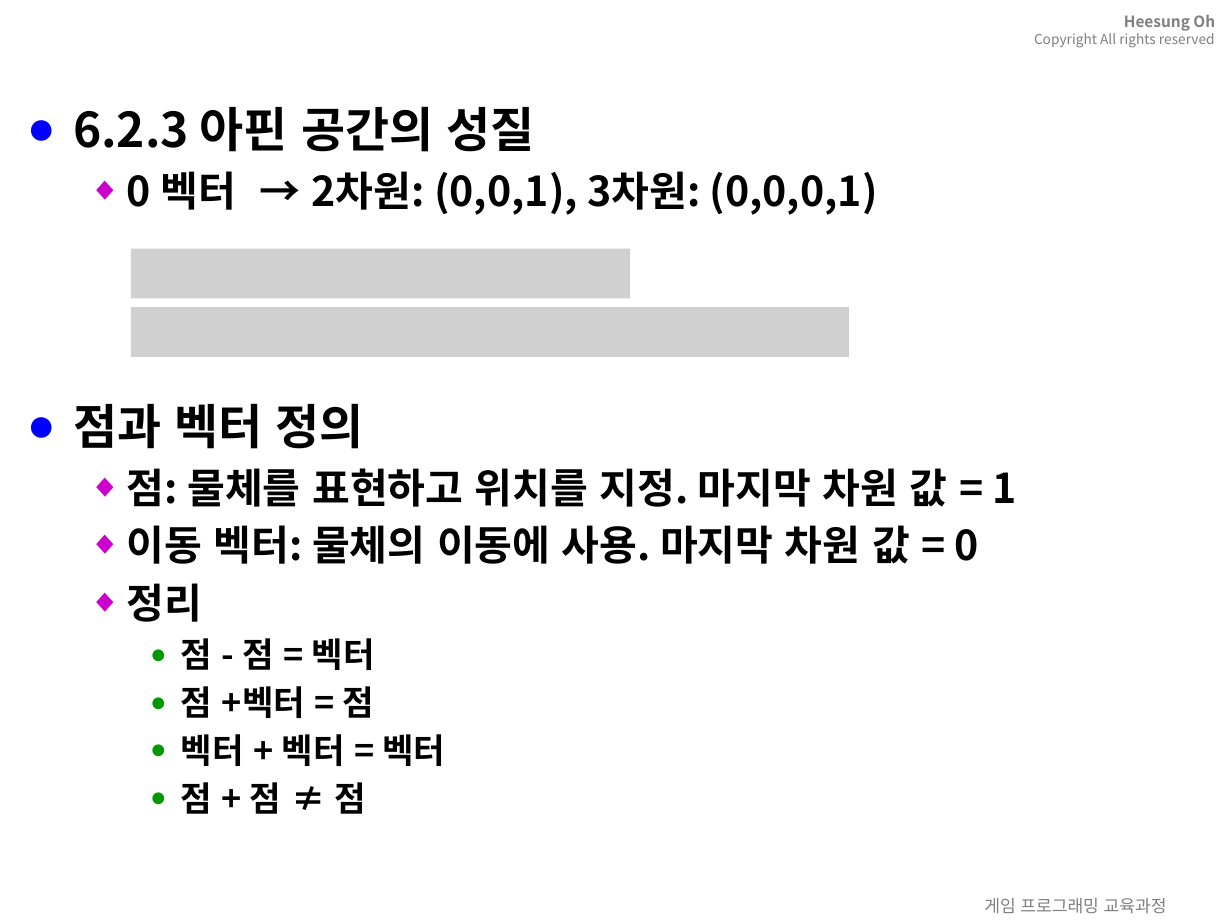
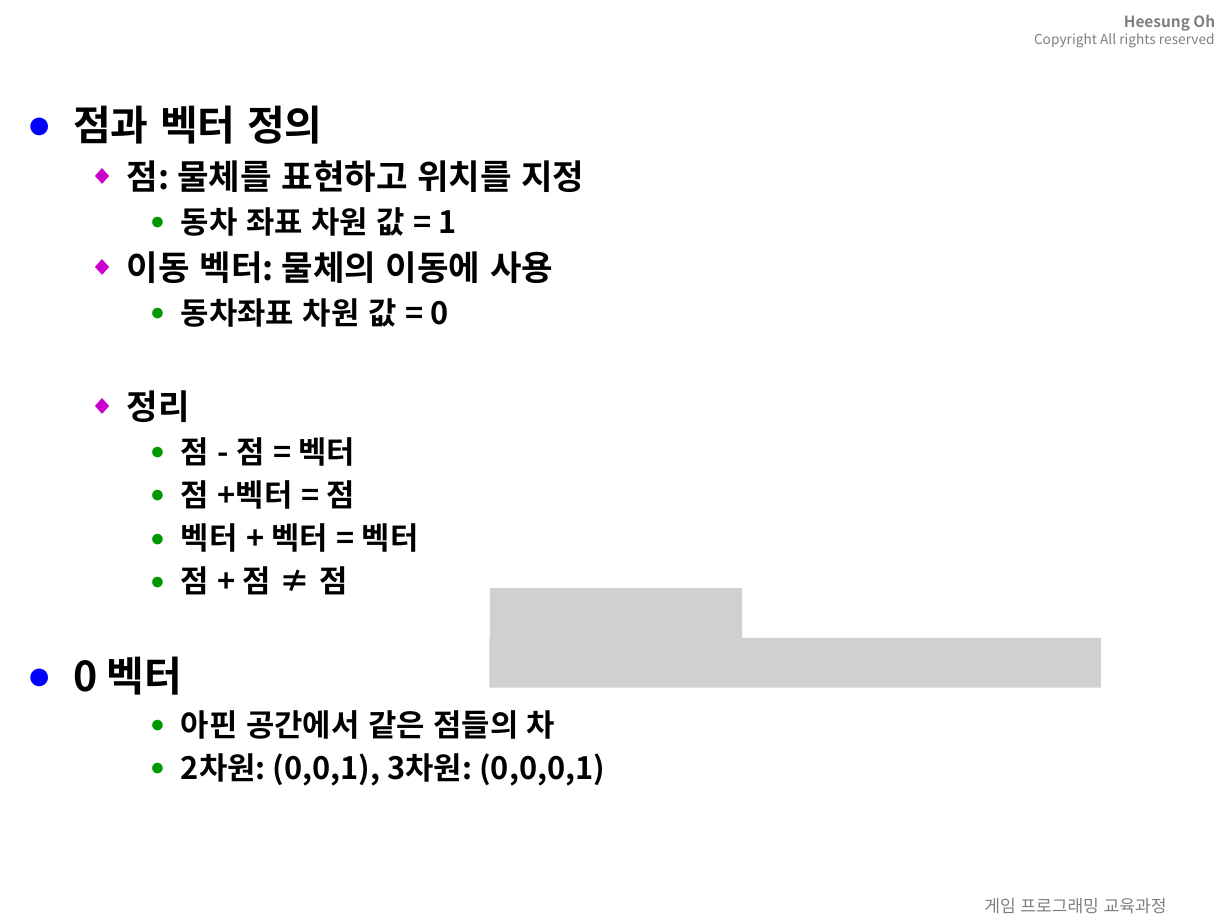
Before and after one commit to 3dapi/ef04_math, a slide deck: slide 79 of doc/mathAndPhycis.pptx (slide 78 before the commit). Drawn at 1232x924 pixels with LibreOffice and Linux fonts; fonts in the diff are those of the drawing; grey boxes stand for pictures; background and template pictures are left out. Boxes give left, top, right and bottom in pixels: in the first picture for what was removed or moved away, otherwise in the second. Text is boxed around its words. In the diff, an @@ line names an element or a change of style, - is before the commit and + after.

```diff
--- a/doc/mathAndPhycis.pptx
+++ b/doc/mathAndPhycis.pptx
@@ text at <box>73,107,878,215</box>: paragraphs removed @@
-● 6.2.3 아핀 공간의 성질
-  ◆ 0 벡터 → 2차원: (0,0,1), 3차원: (0,0,0,1)
@@ text at <box>73,105,419,595</box>: size 28 to 24 pt in "점과 벡터 정의"; size 24 to 20 pt in "정리"; size 20 to 18 pt in "점 - 점 = 벡터", "점 +벡터 = 점", "벡터 + 벡터 = 벡터", "점 + 점 ≠ 점" @@
@@ text at <box>127,160,584,327</box>: text changed; size 24 to 20 pt @@
-  ◆ 점: 물체를 표현하고 위치를 지정. 마지막 차원 값 = 1
-  ◆ 이동 벡터: 물체의 이동에 사용. 마지막 차원 값 = 0
+  ◆ 점: 물체를 표현하고 위치를 지정
+    ● 동차 좌표 차원 값 = 1
+  ◆ 이동 벡터: 물체의 이동에 사용
+    ● 동차좌표 차원 값 = 0
@@ picture removed at <box>131,249,630,298</box> @@
@@ picture removed at <box>131,307,849,356</box> @@
@@ picture added at <box>490,588,743,637</box> @@
@@ text at <box>73,656,605,786</box>: paragraphs added @@
+● 0 벡터
+    ● 아핀 공간에서 같은 점들의 차
+    ● 2차원: (0,0,1), 3차원: (0,0,0,1)
@@ picture added at <box>489,638,1101,687</box> @@
```
Also in this commit, not shown: 10 other slides changed, 6 slides added, 7 other files.
